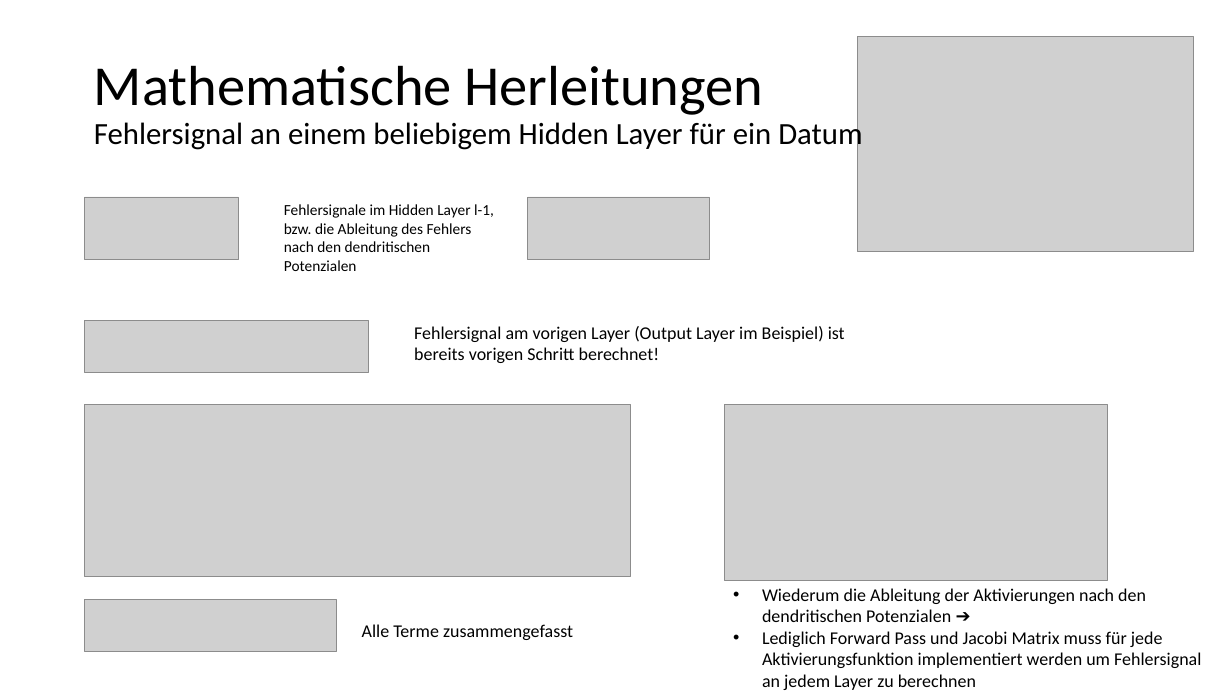
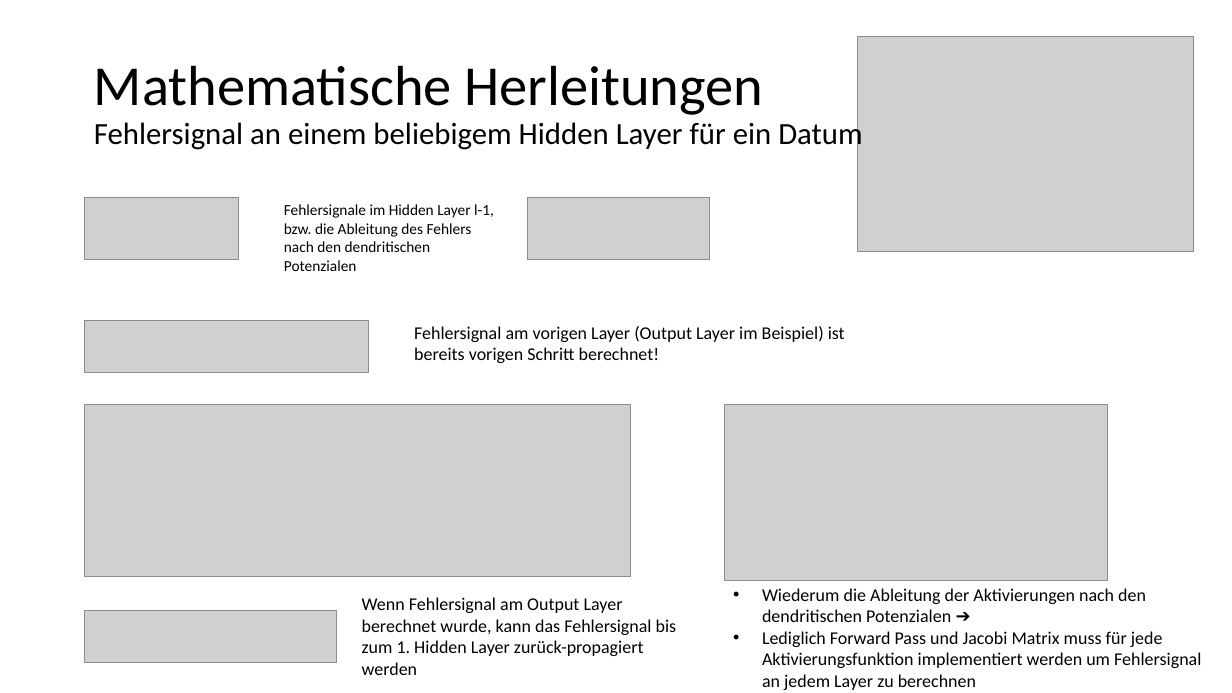
Before and after one commit to kevinsuedmersen/neural_networks_from_scratch, a slide deck: slide 10 of theory/submission/result_presentation.pptx. Drawn at 1232x693 pixels with LibreOffice and Linux fonts; fonts in the diff are those of the drawing; grey boxes stand for pictures. Boxes give left, top, right and bottom in pixels: in the first picture for what was removed or moved away, otherwise in the second. Text is boxed around its words. In the diff, an @@ line names an element or a change of style, - is before the commit and + after.

```diff
--- a/theory/submission/result_presentation.pptx
+++ b/theory/submission/result_presentation.pptx
@@ text at <box>362,597,677,675</box>: text changed @@
-Alle Terme zusammengefasst
+Wenn Fehlersignal am Output Layer berechnet wurde, kann das Fehlersignal bis zum 1. Hidden Layer zurück-propagiert werden
@@ picture: place and size @@
-picture at <box>85,600,337,652</box>
+picture at <box>85,611,337,663</box>
```
Also in this commit, not shown: 2 other slides changed.
